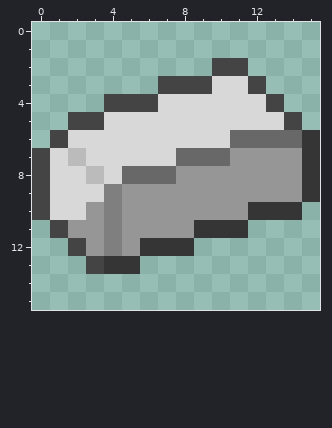
Pixel-art sprite: 星育喰/星育喰/鉄.png. Above: the version before the commit.
Colours within 5 levels of each other are drawn and written as one.
After:
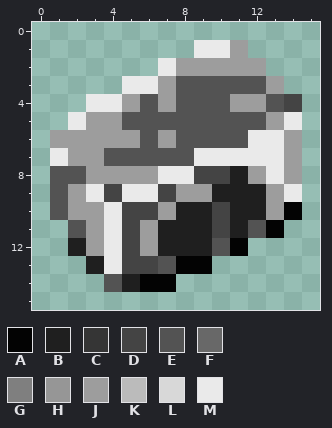
Palette (. is transparent): A #030303  B #1f1f1f  C #353535  D #444444  E #535353  F #686868  G #7f7f7f  H #969696  J #9d9d9d  K #bbbbbb  L #d8d8d8  M #eaeaea
Change:
file 160x160 -> 64x64 pixels (blocks of 10x10 -> 4x4; one block is one cell here)
Changed rows in their new state; - is an unchanged pixel.
first column x 0:
 1 ---------MMJ----
 2 -------MJJJJJ---
 3 -----MMJEEEEEJ--
 4 ---MMJEJEEEJJED-
 5 --MJJEEEEEEEEJM-
 6 -JJJJJEJEEEEMMJ.
 7 .MJJEEEEEMMMMMJ.
 8 .EEJJJJMMDDBJMJ.
 9 .EJMDMMDJJBBBJM.
10 .EJJMDDJBBDBBJA-
11 -.EJMDJBBBDBEA--
12 --BJMDJBBBEA----
13 ---BMDDEAA------
14 ----EBAA--------
